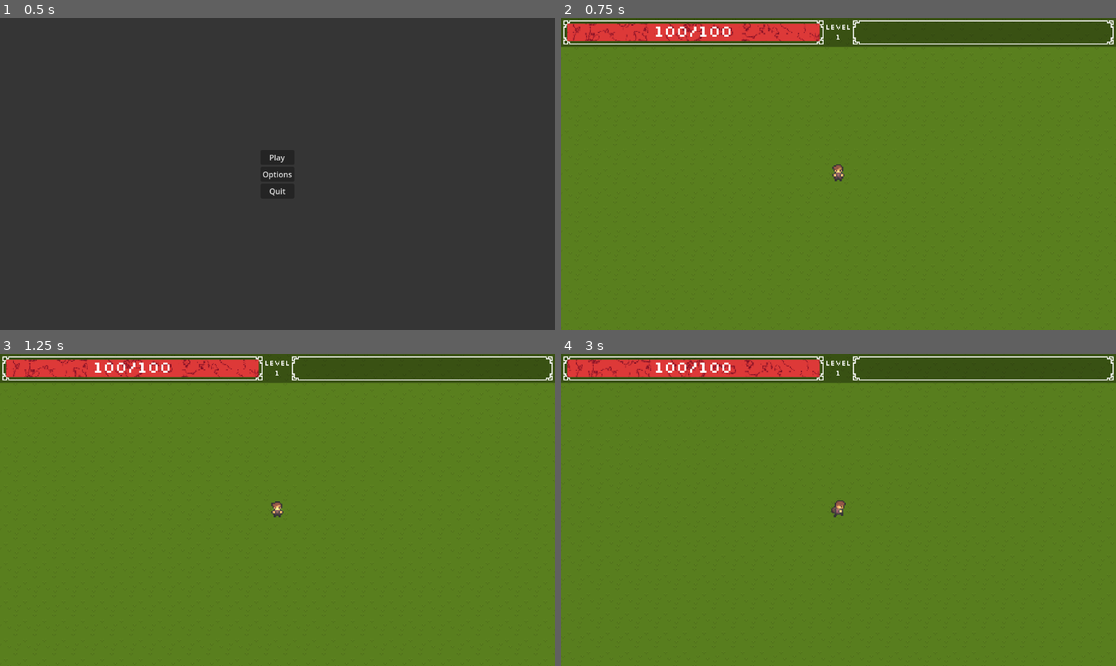
Above: before the commit, frames 1-4 (two rows, left to right).
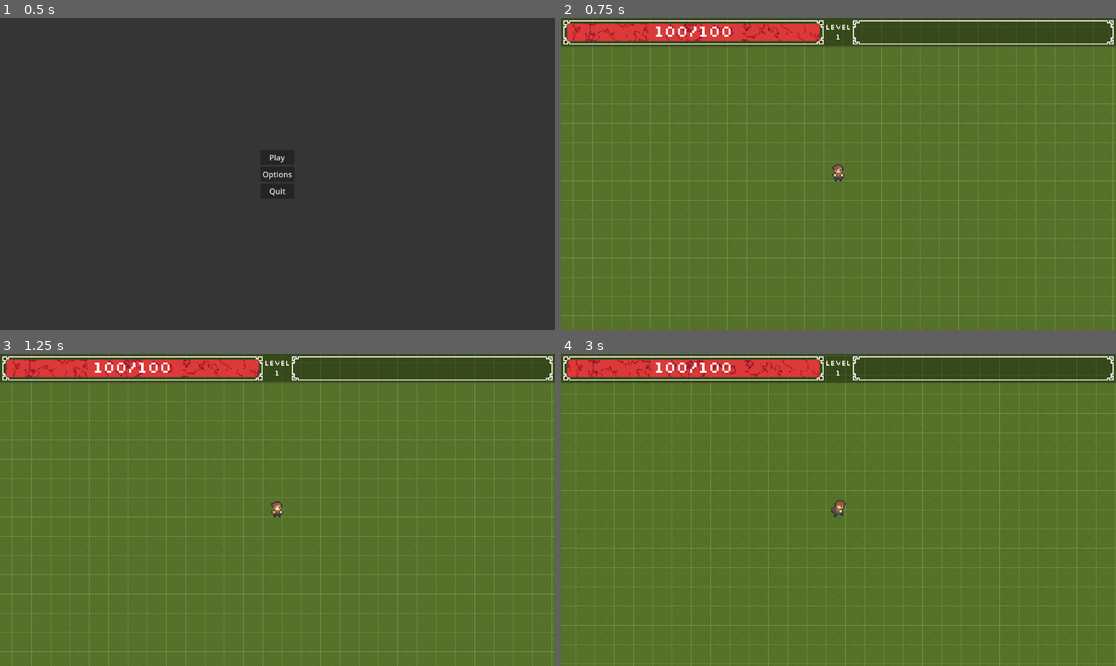
Above: after the commit, the same moments.

Repository: AlexFlasch/survivor-farm
Game: Godot game, scene res://scenes/levels/MainMenu.tscn
The game is run twice, just before and just after one commit, with the same random seed, the same clock (stepped at 60 frames per second) and the same inputs.
Inputs (mouse positions are in pixels of both pictures, inside the frame that each line leads up to):
- Up to frame 1 (0.5 s): no input
- Up to frame 2 (0.75 s): click "Play" at 0.5 s
- Up to frame 3 (1.25 s): no input
- Up to frame 4 (3 s): tap Enter at 1.25 s; move the mouse to (960, 494) at 1.27 s; hold D (move_right) 1.28-2.03 s; click (960, 494) at 1.42 s; move the mouse to (727, 525) at 2.02 s; hold S (move_down) 2.03-2.78 s; click (727, 525) at 2.17 s; move the mouse to (894, 441) at 2.77 s; hold D (move_right) from 2.78 s (still down); click (894, 441) at 2.92 s

Frame 1 is identical in both runs. In frame 2, 5.8% of the frame differs, in the area x 0-100%, y 0-100%; in frame 3, 5.8%; in frame 4, 5.8%.

Commit message:
feat: add grid

Diff:
--- a/scenes/levels/World.tscn
+++ b/scenes/levels/World.tscn
@@ -28,6 +28,8 @@
 [node name="World" type="Node2D"]
 
 [node name="Ground" type="TileMapLayer" parent="."]
+modulate = Color(1, 1, 1, 0.74902)
+show_behind_parent = true
 use_parent_material = true
 tile_map_data = PackedByteArray("AAAAAAEAAAAGAAEAAAABAAEAAAAGAAEAAAACAAEAAAAGAAEAAAADAAEAAAAGAAEAAAAEAAEAAAAGAAEAAAAFAA …(46000 unchanged characters)…
 tile_set = ExtResource("1_v31nu")
--- a/scenes/levels/ground.gd
+++ b/scenes/levels/ground.gd
@@ -1,23 +1,19 @@
 extends TileMapLayer
 
-@onready var game_manager: Node = get_tree().root.get_node("GameManager")
-
-var cell_position: Vector2
-
-func _ready() -> void:
-	game_manager.set_ground(self)
-
-func _input(event: InputEvent) -> void:
-	if event is InputEventMouseButton and event.button_index == MouseButton.MOUSE_BUTTON_LEFT and event.pressed:
-		var mouse_position: Vector2 = get_global_mouse_position()
-		var local_position: Vector2 = map_to_local(mouse_position)
-		cell_position = local_to_map(local_position)
+@export var grid_color : Color = Color(1, 1, 1, 1)
+@onready var grid_spacing : int = get_tile_set().get_tile_size().x
 
 func _draw() -> void:
-	if cell_position:
-		var rect_position: Vector2i = local_to_map(cell_position)
-		var rect_size: Vector2      = Vector2(16, 16)
-		draw_rect(Rect2(rect_position, rect_size), Color(1, 1, 0), false)
+	var bounds: Rect2i = get_used_rect()
+	for x in range(bounds.position.x, bounds.position.x + bounds.size.x + 1):
+		var start: Vector2 = Vector2(x * grid_spacing, bounds.position.y * grid_spacing)
+		var end: Vector2   = Vector2(x * grid_spacing, (bounds.position.y + bounds.size.y) * grid_spacing)
+		draw_line(start, end, grid_color)
+
+	for y in range(bounds.position.y, bounds.position.y + bounds.size.y + 1):
+		var start: Vector2 = Vector2(bounds.position.x * grid_spacing, y * grid_spacing)
+		var end: Vector2   = Vector2((bounds.position.x + bounds.size.x) * grid_spacing, y * grid_spacing)
+		draw_line(start, end, grid_color)
 
 func _process(delta: float) -> void:
 	queue_redraw()
